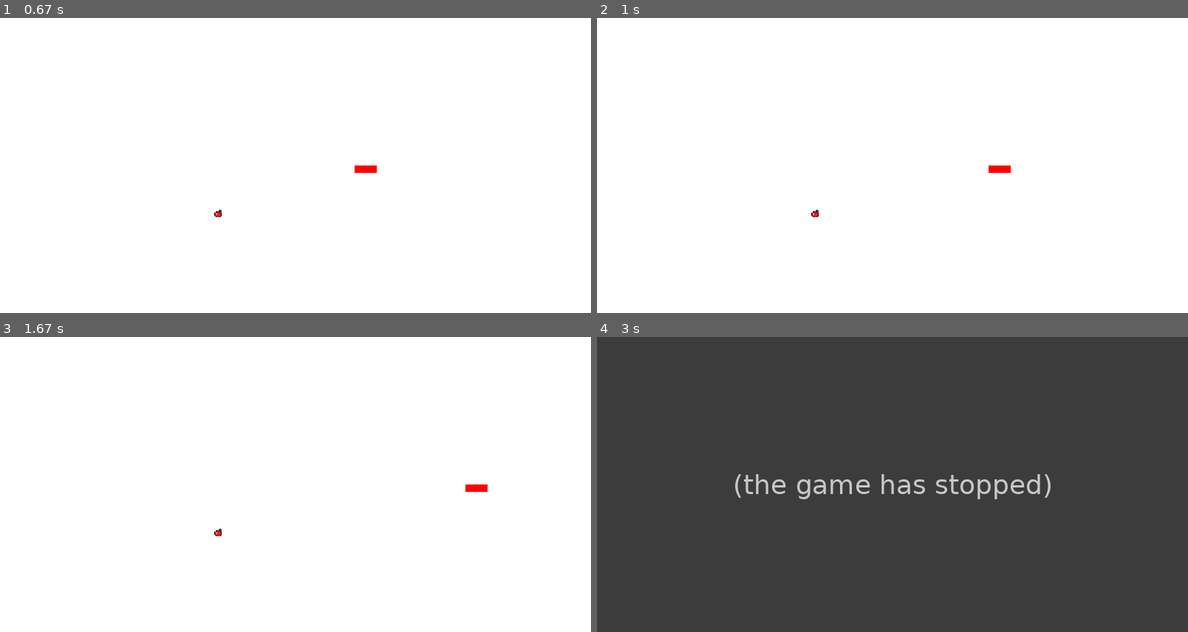
Above: before the commit, frames 1-4 (two rows, left to right).
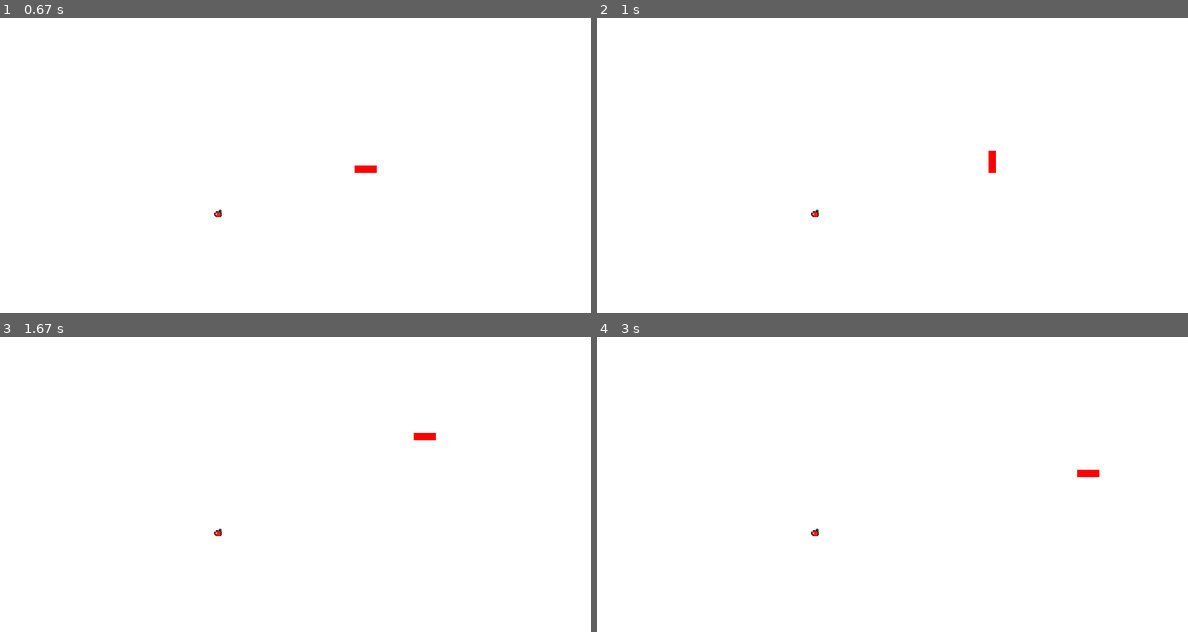
Above: after the commit, the same moments.

Repository: danyjf/tpj-2022
Game: pygame game, started from snake/main.py
The game is run twice, just before and just after one commit, with the same random seed, the same clock (stepped at 60 frames per second) and the same inputs.
Inputs:
- Up to frame 1 (0.67 s): hold D from 0.33 s (still down)
- Up to frame 2 (1 s): release D at 0.8 s; hold W from 0.83 s (still down)
- Up to frame 3 (1.67 s): release W at 1.3 s; hold D from 1.33 s (still down)
- Up to frame 4 (3 s): release D at 1.8 s; hold S 2.4-2.7 s; hold A from 2.73 s (still down)

Frame 1 is identical in both runs. In frame 2, 0.1% of the frame differs, in the area x 66-70%, y 45-53%; in frame 3, 0.2%; in frame 4, 100%, in the area x 0-100%, y 0-100%.
Before the commit the program exited at 2.73 s; later frames show no game.

Commit message:
Refactor to use command pattern

Diff:
--- a/snake/game.py
+++ b/snake/game.py
@@ -3,6 +3,7 @@
 from environment import Environment
 from snake import Snake
 from food import Food
+from input_handler import InputHandler
 
 class Game:
     def __init__(self):
@@ -10,6 +11,17 @@
         self.clock = pygame.time.Clock()
         self.snake = Snake()
         self.food = Food()
+        self.input_handler = InputHandler()
+
+    def get_input(self, event):
+        if event.key == pygame.K_w:
+            self.input_handler.handle_input('w', self.snake)
+        elif event.key == pygame.K_s:
+            self.input_handler.handle_input('s', self.snake)
+        elif event.key == pygame.K_a:
+            self.input_handler.handle_input('a', self.snake)
+        elif event.key == pygame.K_d:
+            self.input_handler.handle_input('d', self.snake)
 
     def loop(self):
         running = True
@@ -18,14 +30,7 @@
                 if event.type == pygame.QUIT:
                     running = False
                 elif event.type == pygame.KEYDOWN:
-                    if event.key == pygame.K_UP:
-                        self.snake.up()
-                    elif event.key == pygame.K_DOWN:
-                        self.snake.down()
-                    elif event.key == pygame.K_LEFT:
-                        self.snake.left()
-                    elif event.key == pygame.K_RIGHT:
-                        self.snake.right()
+                    self.get_input(event)
                 elif event.type == Environment.GAME_EVENT:
                     if event.name == 'collision':
                         if event.obj == 'wall' or event.obj == 'snake':
--- /dev/null
+++ b/snake/input_handler.py
@@ -0,0 +1,30 @@
+class Command:
+    def execute():
+        raise NotImplemented
+
+class Up(Command):
+    def execute(self, actor):
+        actor.up()
+
+class Down(Command):
+    def execute(self, actor):
+        actor.down()
+
+class Left(Command):
+    def execute(self, actor):
+        actor.left()
+
+class Right(Command):
+    def execute(self, actor):
+        actor.right()
+
+class InputHandler:
+    command = {
+        'w': Up(),
+        's': Down(),
+        'a': Left(),
+        'd': Right()
+    }
+
+    def handle_input(self, key, actor):
+        self.command[key].execute(actor)
